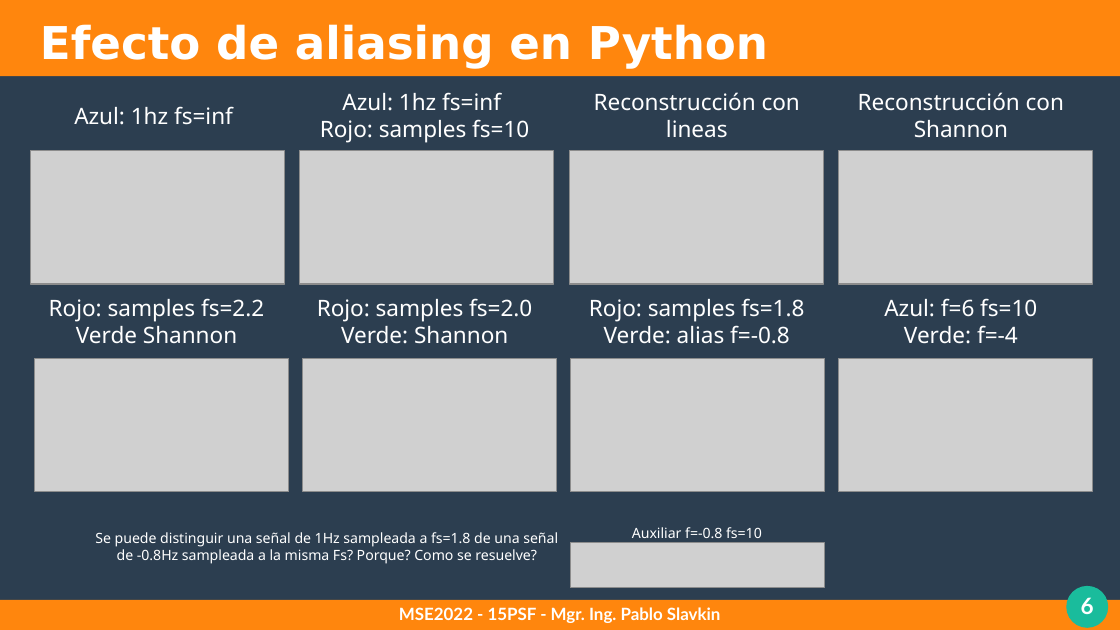
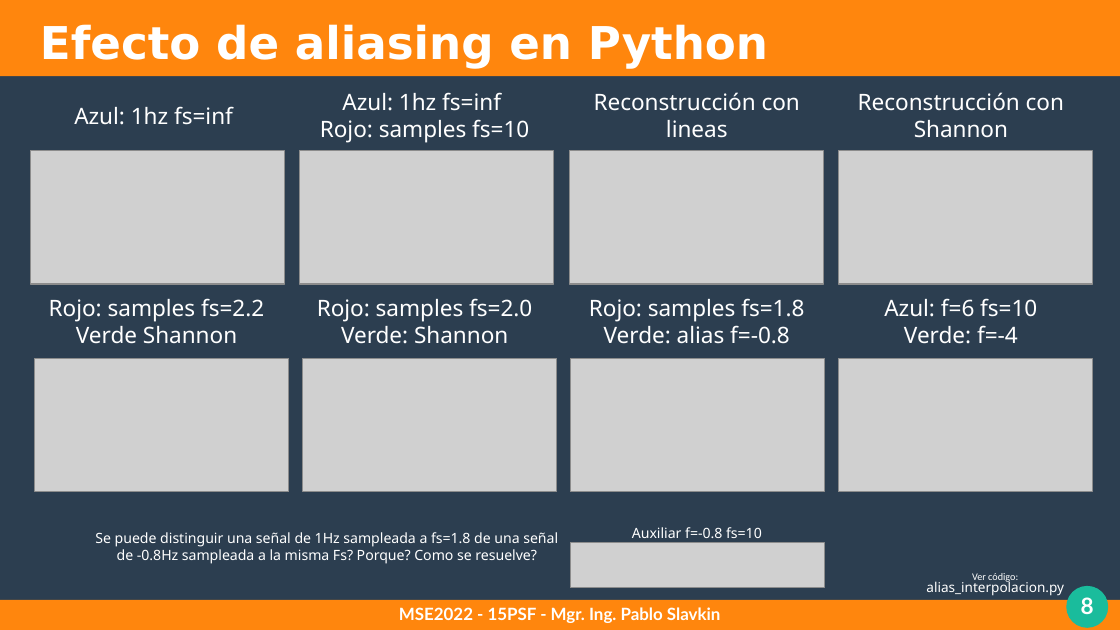
Before and after one commit to pslavkin/psf_2022, a slide deck: slide 8 of clases/2_clase/2_clase.odp (slide 6 before the commit). Drawn at 1120x630 pixels with LibreOffice and Linux fonts; fonts in the diff are those of the drawing; grey boxes stand for pictures. Boxes give left, top, right and bottom in pixels: in the first picture for what was removed or moved away, otherwise in the second. Text is boxed around its words. In the diff, an @@ line names an element or a change of style, - is before the commit and + after.

Commit message:
add clase 2 codes, slides. reconstruction, aliasing, audio

```diff
--- a/clases/2_clase/2_clase.odp
+++ b/clases/2_clase/2_clase.odp
@@ text added at (926,573,1064,596), 9.6 pt, text #FFFFFF @@
+Ver código: alias_interpolacion.py
@@ page number at (1081,597,1094,614): text changed @@
-6
+8
```
Also in this commit, not shown: 6 other slides changed, 4 slides added, 18 other files.
